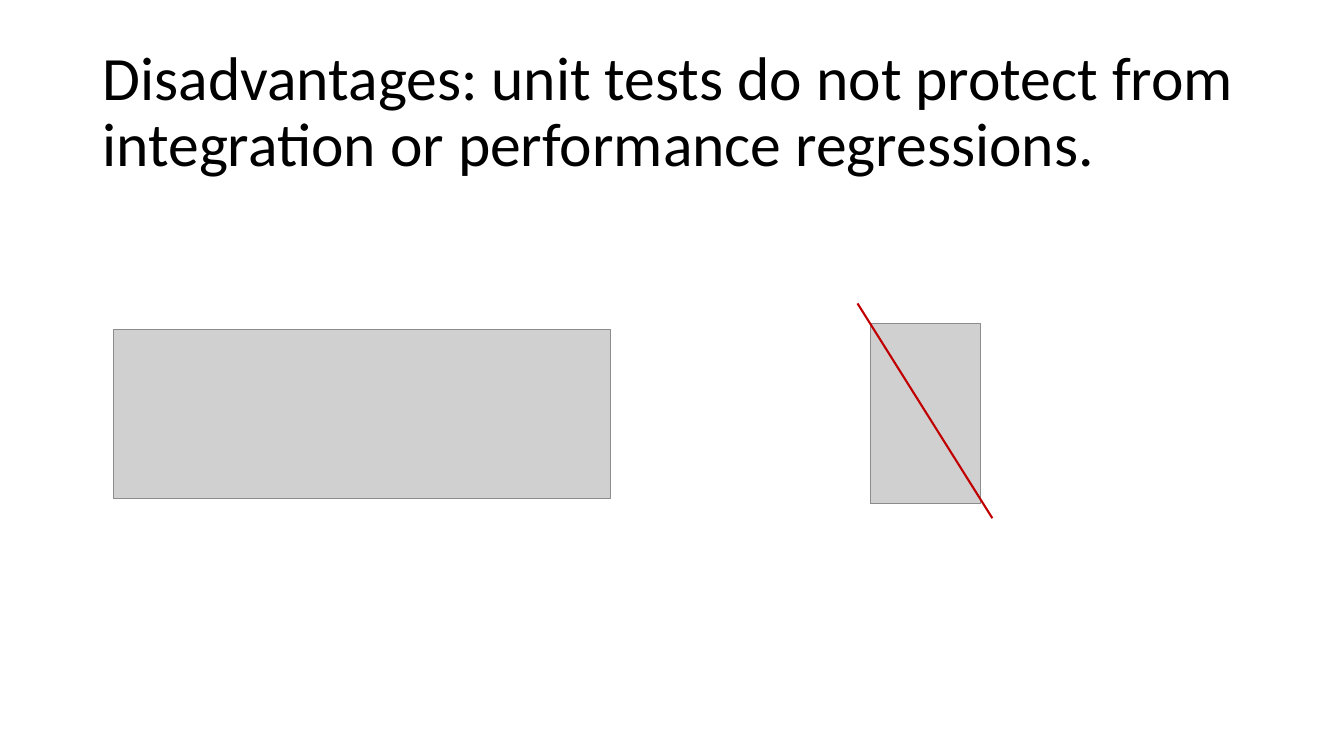
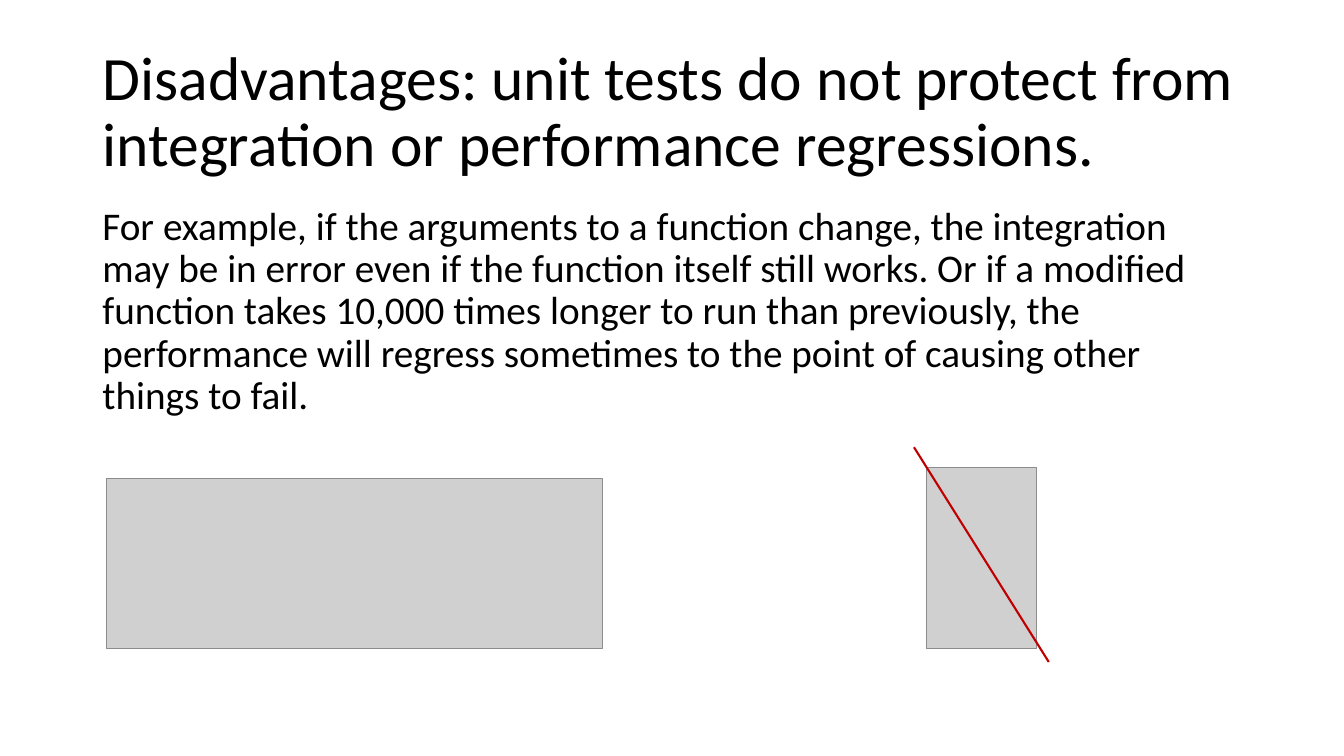
Before and after one commit to ivsg-psu/Errata_Tutorials_DebugTools, a slide deck: slide 4 of Documents/IVSG_unit_testing_and_TDD.pptx. Drawn at 1344x756 pixels with LibreOffice and Linux fonts; fonts in the diff are those of the drawing; grey boxes stand for pictures. Boxes give left, top, right and bottom in pixels: in the first picture for what was removed or moved away, otherwise in the second. Text is boxed around its words. In the diff, an @@ line names an element or a change of style, - is before the commit and + after.

Commit message:
added PPT to document entire library, created function for adding directories via single script call, minor other fixes.

```diff
--- a/Documents/IVSG_unit_testing_and_TDD.pptx
+++ b/Documents/IVSG_unit_testing_and_TDD.pptx
@@ text added at (102,212,1185,416), 28 pt, text #000000 @@
+For example, if the arguments to a function change, the integration may be in error even if the function itself still works. Or if a modified function takes 10,000 times longer to run than previously, the performance will regress sometimes to the point of causing other things to fail.
@@ line moved from (858, 303) - (992, 518) to (914, 448) - (1050, 662) @@
@@ picture: place and size @@
-picture at (114,330,611,499)
+picture at (107,479,604,648)
@@ picture: place and size @@
-picture at (870,324,981,504)
+picture at (927,468,1037,648)
```
Also in this commit, not shown: 4 other slides changed, 10 other files.
